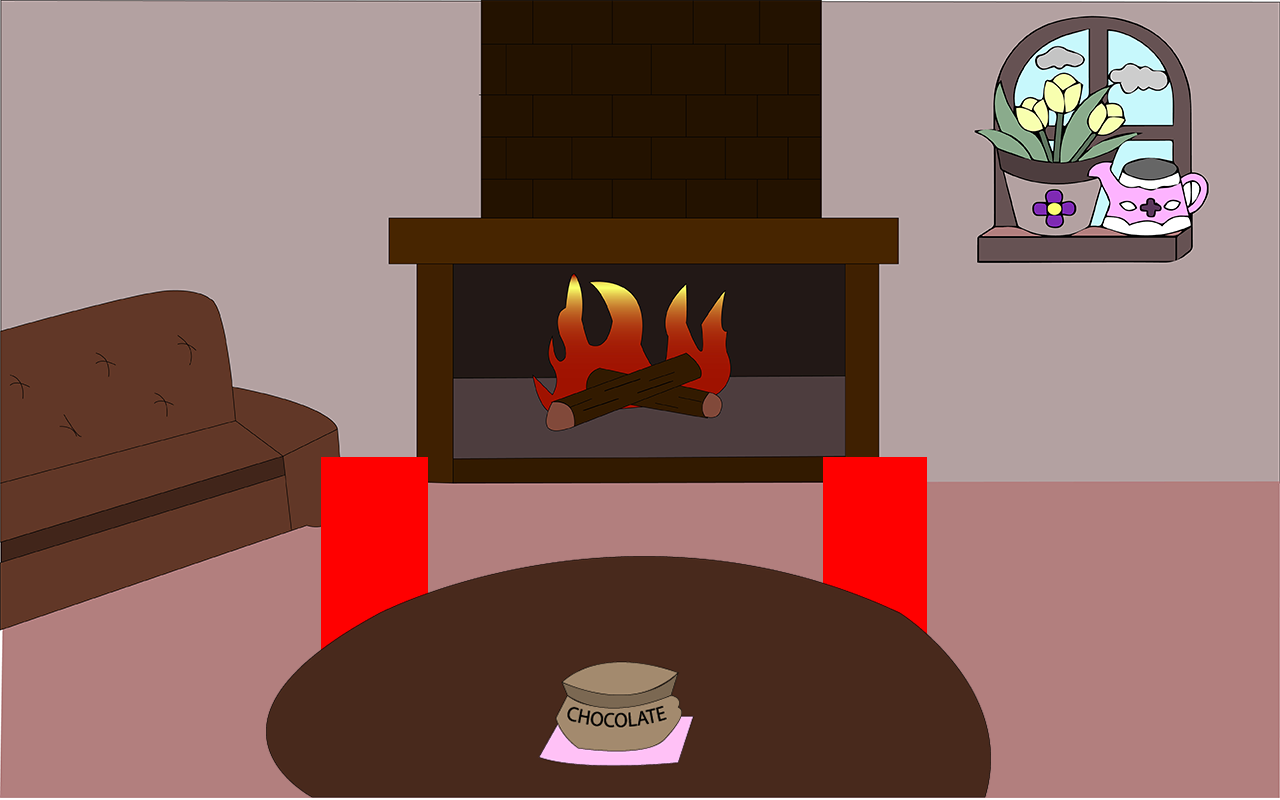
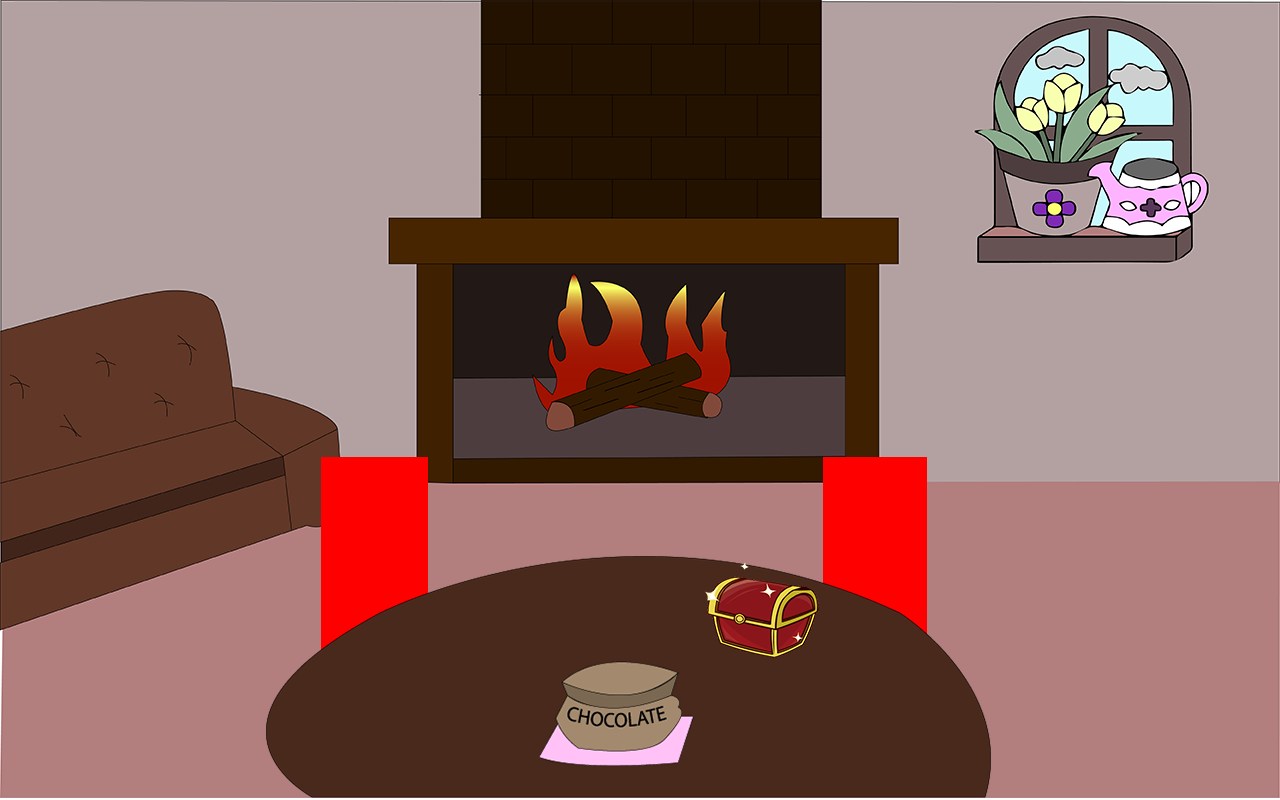
Comparing the layer stacks of the two 1280 × 800 images. Changes:
added layer "cajaSecreta" above "table" over [705, 562, 819, 658]
